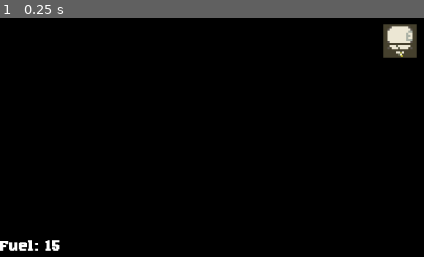
Above: before the commit, frame 1.
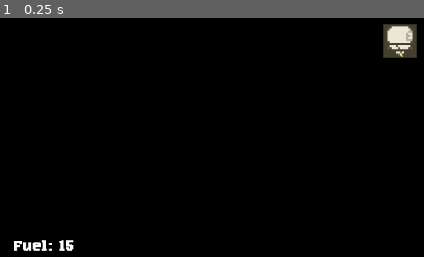
Above: after the commit, the same moment.

Repository: CoolGabrijel/excavator2
Game: Godot game, scene res://components/player.tscn
The game is run twice, just before and just after one commit, with the same random seed, the same clock (stepped at 60 frames per second) and the same inputs. This scene is started directly instead of the project's main scene.
Inputs:
- Up to frame 1 (0.25 s): no input

The runs differ from the first frame. In frame 1, 0.6% of the frame differs, in the area x 0-18%, y 92-98%.
Error in both runs: Invalid call. Nonexistent function 'check_win_con' in base 'Nil'. (res://scripts/player.gd:33)

Commit message:
Added Mobile Input Controls

Diff:
--- a/components/player.tscn
+++ b/components/player.tscn
@@ -128,6 +128,48 @@
 	label.text = \"Fuel: \" + str(player.fuel)
 "
 
+[sub_resource type="GDScript" id="GDScript_1wqow"]
+resource_name = "MobileInput"
+script/source = "extends Control
+
+@onready var player: Player = $\"../..\"
+
+var input : Vector2
+
+func _ready() -> void:
+	if !OS.has_feature(\"web_android\") and !OS.has_feature(\"web_ios\"):
+		hide()
+		queue_free()
+	pass
+
+func _process(_delta: float) -> void:
+	player.movement_input = input
+
+func _w_pushed() -> void:
+	input += Vector2.DOWN
+
+func _w_released() -> void:
+	input -= Vector2.DOWN
+
+func _s_pushed() -> void:
+	input += Vector2.UP
+
+func _s_released() -> void:
+	input -= Vector2.UP
+
+func _a_pushed() -> void:
+	input += Vector2.LEFT
+
+func _a_released() -> void:
+	input -= Vector2.LEFT
+
+func _d_pushed() -> void:
+	input += Vector2.RIGHT
+
+func _d_released() -> void:
+	input -= Vector2.RIGHT
+"
+
 [sub_resource type="GDScript" id="GDScript_jhk7o"]
 resource_name = "EngineIdle"
 script/source = "extends AudioStreamPlayer
@@ -307,8 +349,9 @@
 anchors_preset = 2
 anchor_top = 1.0
 anchor_bottom = 1.0
+offset_left = 20.0
 offset_top = -40.0
-offset_right = 40.0
+offset_right = 60.0
 grow_vertical = 0
 mouse_filter = 2
 script = SubResource("GDScript_5odhx")
@@ -357,6 +400,56 @@
 grow_vertical = 0
 text = "Scanner Cooldown: 5"
 
+[node name="MobileInput" type="Control" parent="GUI"]
+layout_mode = 3
+anchors_preset = 3
+anchor_left = 1.0
+anchor_top = 1.0
+anchor_right = 1.0
+anchor_bottom = 1.0
+offset_left = -259.0
+offset_top = -233.0
+offset_right = -136.0
+offset_bottom = -143.0
+grow_horizontal = 0
+grow_vertical = 0
+script = SubResource("GDScript_1wqow")
+
+[node name="VBoxContainer" type="VBoxContainer" parent="GUI/MobileInput"]
+layout_mode = 1
+anchors_preset = 15
+anchor_right = 1.0
+anchor_bottom = 1.0
+grow_horizontal = 2
+grow_vertical = 2
+
+[node name="W" type="Button" parent="GUI/MobileInput/VBoxContainer"]
+custom_minimum_size = Vector2(75, 75)
+layout_mode = 2
+size_flags_horizontal = 4
+text = "w"
+
+[node name="HBoxContainer" type="HBoxContainer" parent="GUI/MobileInput/VBoxContainer"]
+layout_mode = 2
+
+[node name="A" type="Button" parent="GUI/MobileInput/VBoxContainer/HBoxContainer"]
+custom_minimum_size = Vector2(75, 75)
+layout_mode = 2
+size_flags_horizontal = 3
+text = "a"
+
+[node name="S" type="Button" parent="GUI/MobileInput/VBoxContainer/HBoxContainer"]
+custom_minimum_size = Vector2(75, 75)
+layout_mode = 2
+size_flags_horizontal = 3
+text = "s"
+
+[node name="D" type="Button" parent="GUI/MobileInput/VBoxContainer/HBoxContainer"]
+custom_minimum_size = Vector2(75, 75)
+layout_mode = 2
+size_flags_horizontal = 3
+text = "d"
+
 [node name="Freefall" type="AudioStreamPlayer" parent="."]
 stream = ExtResource("10_mm1xv")
 autoplay = true
@@ -381,3 +474,11 @@
 parameters/looping = true
 
 [connection signal="block_mined" from="." to="Scanner" method="block_mined"]
+[connection signal="button_down" from="GUI/MobileInput/VBoxContainer/W" to="GUI/MobileInput" method="_w_pushed"]
+[connection signal="button_up" from="GUI/MobileInput/VBoxContainer/W" to="GUI/MobileInput" method="_w_released"]
+[connection signal="button_down" from="GUI/MobileInput/VBoxContainer/HBoxContainer/A" to="GUI/MobileInput" method="_a_pushed"]
+[connection signal="button_up" from="GUI/MobileInput/VBoxContainer/HBoxContainer/A" to="GUI/MobileInput" method="_a_released"]
+[connection signal="button_down" from="GUI/MobileInput/VBoxContainer/HBoxContainer/S" to="GUI/MobileInput" method="_s_pushed"]
+[connection signal="button_up" from="GUI/MobileInput/VBoxContainer/HBoxContainer/S" to="GUI/MobileInput" method="_s_released"]
+[connection signal="button_down" from="GUI/MobileInput/VBoxContainer/HBoxContainer/D" to="GUI/MobileInput" method="_d_pushed"]
+[connection signal="button_up" from="GUI/MobileInput/VBoxContainer/HBoxContainer/D" to="GUI/MobileInput" method="_d_released"]
--- a/scripts/player.gd
+++ b/scripts/player.gd
@@ -159,6 +159,9 @@
 	return 1
 
 func _capture_movement() -> void:
+	if OS.has_feature("web_android") or OS.has_feature("web_ios"):
+		return
+
 	movement_input = Input.get_vector("Left","Right","Down","Up")
 
 func is_input_same() -> bool:
Not shown: 1 places in components/player.tscn that only renumber resources
